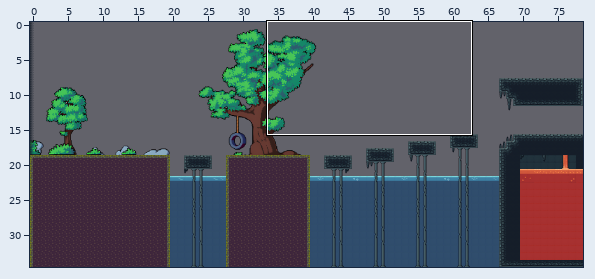
One commit to this Tiled map: Levels/TMX/Tutorial.tmx. Above: a wide view before the commit, with the close-up outlined.
Close-up. Old version:
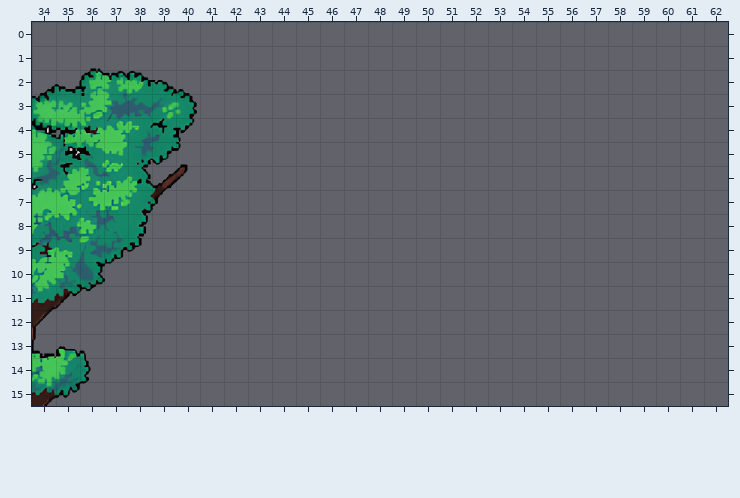
Cells are 32x32 px. Shown: x 34..62, y 0..15. The commit also changed other parts of the map, which this record leaves out. The old version is drawn lined up with the new one.
After the commit:
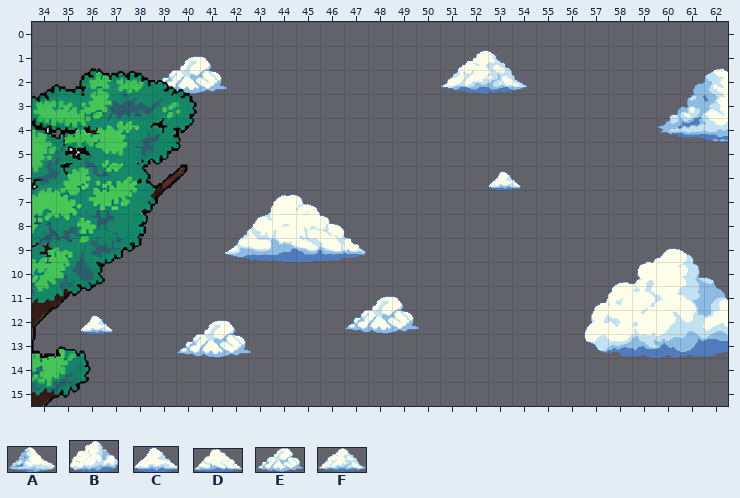
Key: from "SunnyClouds": A 0 "Cloud-5", B 3 "Cloud-21", C 6 "Cloud-27", D 7 "Cloud-31", E 8 "Cloud-43", F 9 "Cloud-2".
_ is an empty cell.
Tiles of an added or newly shown layer are drawn over the layers below it.
Change:
map size 300x50 -> 300x35 cells
Layer "Clouds" (added):
y 2: x 39 _ -> E; x 51 _ -> F
y 4: x 60 _ -> A
y 6: x 53 _ -> C
y 9: x 42 _ -> D
y 12: x 36 _ -> C; x 47 _ -> E
y 13: x 40 _ -> E; x 57 _ -> B
